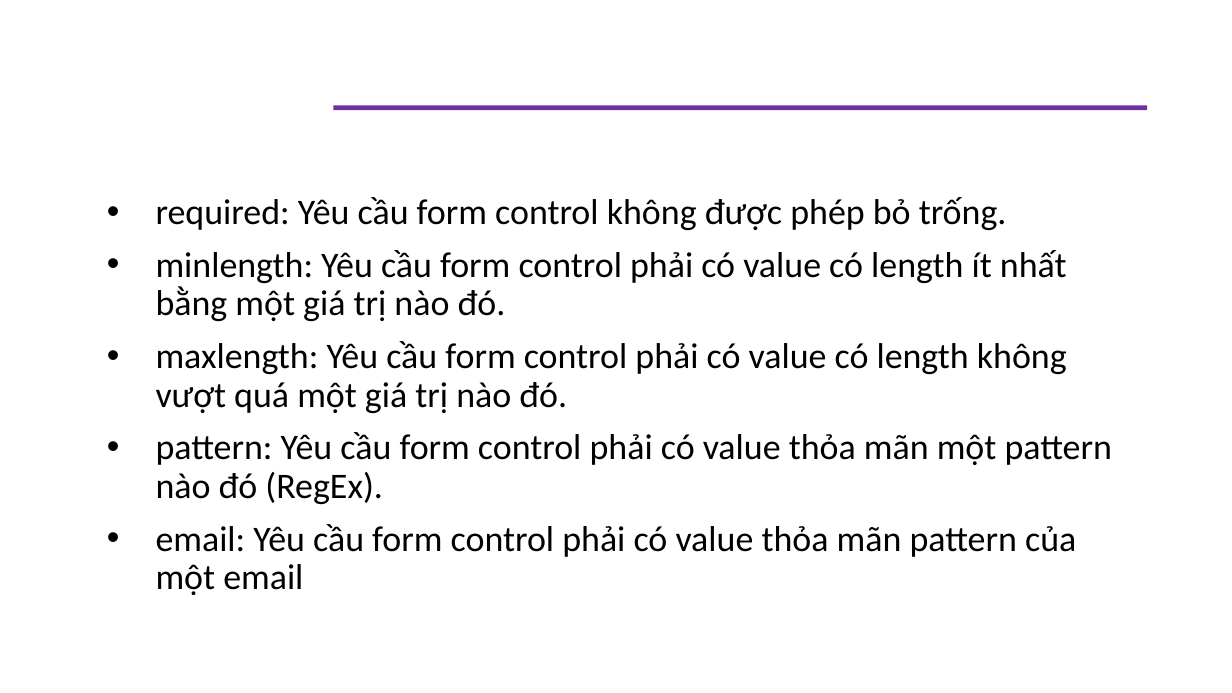
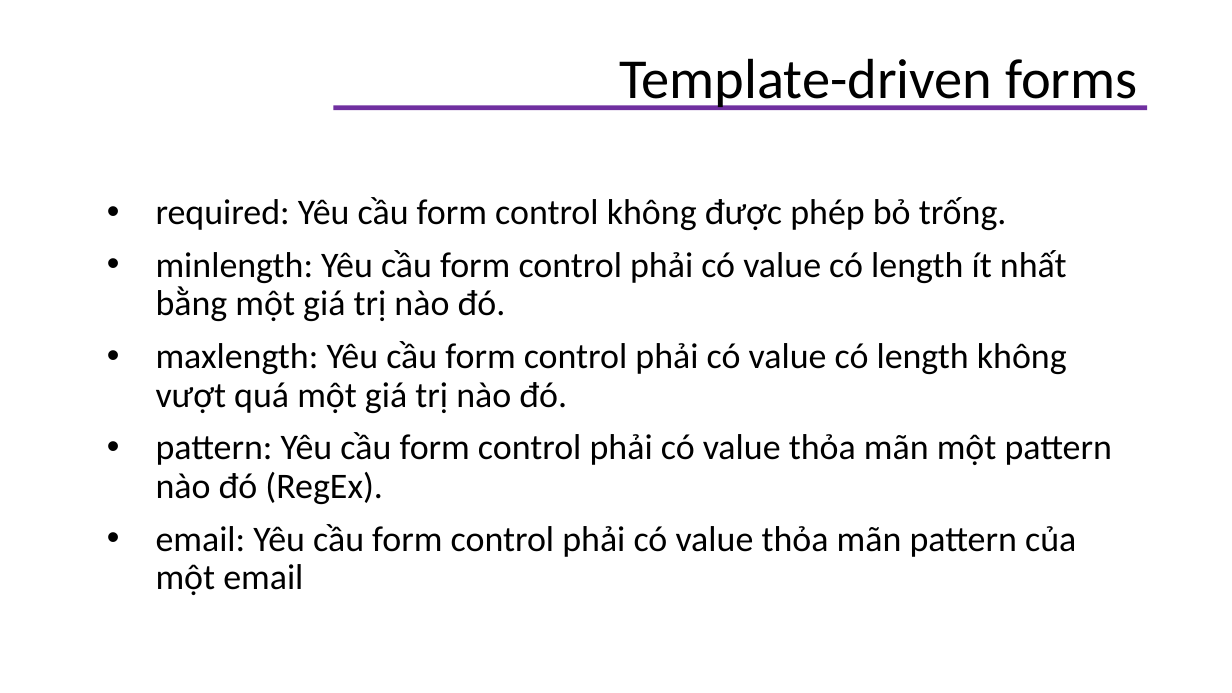
Before and after one commit to helenhash/angular-training, a slide deck: slide 73 of docs/Angular Training.pptx. Drawn at 1232x693 pixels with LibreOffice and Linux fonts; fonts in the diff are those of the drawing; background and template pictures are left out. Boxes give left, top, right and bottom in pixels: in the first picture for what was removed or moved away, otherwise in the second. Text is boxed around its words. In the diff, an @@ line names an element or a change of style, - is before the commit and + after.

```diff
--- a/docs/Angular Training.pptx
+++ b/docs/Angular Training.pptx
@@ title added at box(619, 58, 1138, 110), 33 pt, text #000000 @@
+Template-driven forms
```
Also in this commit, not shown: 6 other slides changed, 2 slides added, 1 other file.
